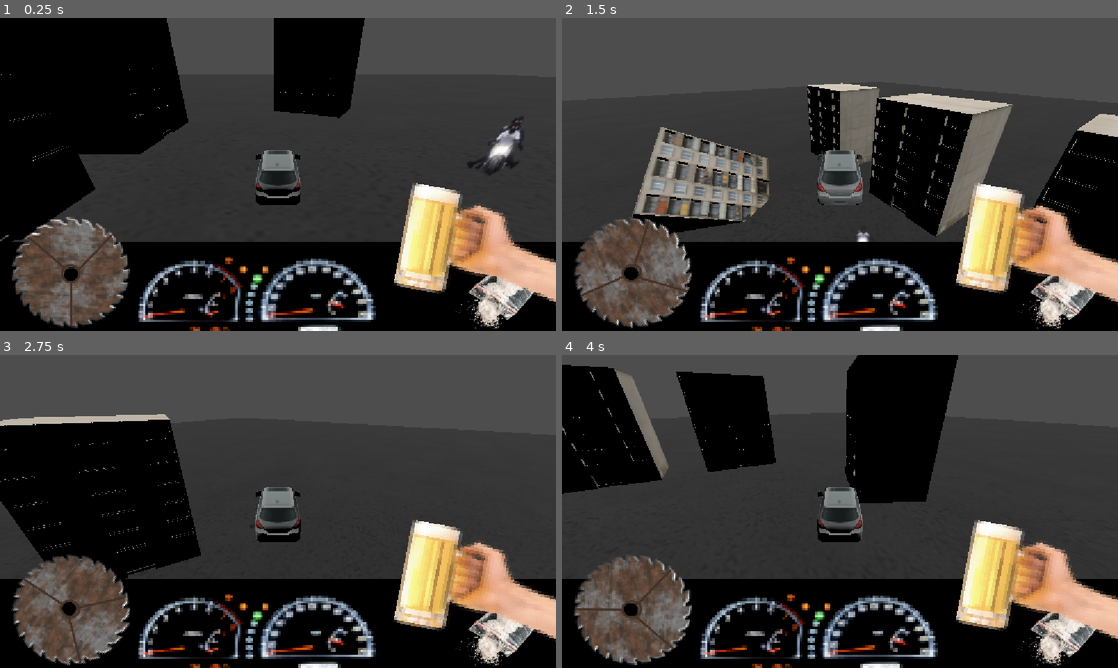
Above: before the commit, frames 1-4 (two rows, left to right).
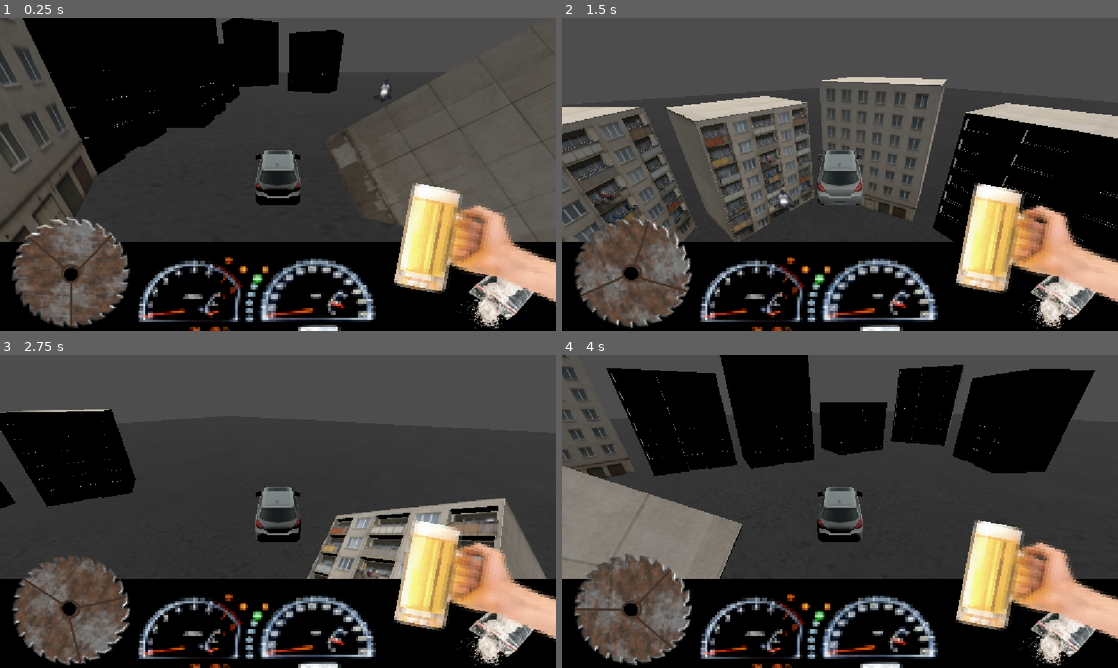
Above: after the commit, the same moments.

Repository: louwuu/Escape-from-Lenton
Game: Godot game, scene res://Scenes/main.tscn
Two runs of this game, one before a commit and one after it. Both use one fixed random seed, a clock stepped at 60 frames per second and the inputs below.
Inputs:
- Up to frame 1 (0.25 s): no input
- Up to frame 2 (1.5 s): tap Enter (ui_accept) at 0.5, 0.77 s; hold Right (ui_right) 0.53-1.28 s; hold Down (ui_down) from 1.28 s (still down)
- Up to frame 3 (2.75 s): tap Enter (ui_accept) at 1.52 s; release Down (ui_down) at 2.03 s; hold Right (ui_right) from 2.03 s (still down)
- Up to frame 4 (4 s): release Right (ui_right) at 2.78 s; hold Up (ui_up) 2.78-3.53 s; tap Enter (ui_accept) at 3.02, 3.77 s; hold Left (ui_left) from 3.53 s (still down)

The runs differ from the first frame. In frame 1, 29% of the frame differs, in the area x 0-100%, y 0-72%; in frame 2, 28%; in frame 3, 16%; in frame 4, 31%, in the area x 0-96%, y 0-72%.

Commit message:
house md

Diff:
--- a/escape-from-lenton/Scenes/main.tscn
+++ b/escape-from-lenton/Scenes/main.tscn
@@ -20,7 +20,7 @@
 [node name="Main" type="Node" unique_id=1317840756]
 
 [node name="Player" parent="." unique_id=1710762534 instance=ExtResource("1_bo1nx")]
-transform = Transform3D(1, 0, 0, 0, 1, 0, 0, 0, 1, 0, 1.3565304, 0)
+transform = Transform3D(1, 0, 0, 0, 1, 0, 0, 0, 1, -2.992959, 1.3565304, 20.736126)
 
 [node name="Ground" type="StaticBody3D" parent="." unique_id=403378026]
 transform = Transform3D(5, 0, 0, 0, 1, 0, 0, 0, 5, 0, 0.022089958, 0)
@@ -31,31 +31,48 @@
 debug_color = Color(0.9372549, 0.9372549, 0.96862745, 0.41960785)
 
 [node name="MeshInstance3D" type="MeshInstance3D" parent="Ground" unique_id=825063970]
-transform = Transform3D(59.999985, 0, 0, 0, 0.1, 0, 0, 0, 59.999985, 0, -0.73178077, 0)
+transform = Transform3D(59.999985, 0, 0, 0, 0.1, 0, 0, 0, 59.999985, 0, -0.16458106, 0)
 material_overlay = SubResource("StandardMaterial3D_cminf")
 mesh = SubResource("BoxMesh_i2p60")
 
 [node name="DirectionalLight3D" type="DirectionalLight3D" parent="." unique_id=1009889697]
 transform = Transform3D(1, 0, 0, 0, -0.324402, 0.94591933, 0, -0.94591933, -0.324402, 0, 10.639989, -33.98126)
 
-[node name="Node3D" parent="." unique_id=1663678919 instance=ExtResource("3_8gbba")]
-transform = Transform3D(1, 0, 0, 0, 1, 0, 0, 0, 1, -10.606522, 0.91356814, 2.9173298)
-
-[node name="Node3D2" parent="." unique_id=413611182 instance=ExtResource("3_8gbba")]
-transform = Transform3D(1, 0, 0, 0, 1, 0, 0, 0, 1, -11.13731, 0.91356814, -12.369969)
-
-[node name="Node3D3" parent="." unique_id=1890114034 instance=ExtResource("3_8gbba")]
-transform = Transform3D(1, 0, 0, 0, 1, 0, 0, 0, 1, -10.976223, 0.9135672, 20.502464)
-
-[node name="Node3D4" parent="." unique_id=575960089 instance=ExtResource("3_8gbba")]
-transform = Transform3D(-0.4252619, 0.8538465, 0.30016413, 0.69758123, 0.5205249, -0.4923762, -0.5766566, 0, -0.8169867, 1.9033413, 0.9135691, 15.562405)
-
-[node name="CollisionShape3D2" type="CollisionShape3D" parent="Node3D4" unique_id=1363428497]
-transform = Transform3D(0.48664457, -0.66088223, 0.57132405, 0.13746808, -0.58790916, -0.7971605, 0.862716, 0.46647274, -0.19525272, -0.45321465, 10.387205, -4.867342)
-shape = SubResource("BoxShape3D_cminf")
-
 [node name="Node3D5" parent="." unique_id=246741280 instance=ExtResource("3_8gbba")]
 transform = Transform3D(-0.4577167, 0, -0.8890981, 0, 1, 0, 0.8890981, 0, -0.4577167, 3.924282, 0.9135691, -22.209753)
 
 [node name="Lentonian" parent="." unique_id=1615933944 instance=ExtResource("4_jjvhh")]
 transform = Transform3D(1, 0, 0, 0, 1, 0, 0, 0, 1, 11.226324, 3.0153718, 0)
+
+[node name="Houses" type="Node3D" parent="." unique_id=15676937]
+
+[node name="Node3D9" parent="Houses" unique_id=1007581595 instance=ExtResource("3_8gbba")]
+transform = Transform3D(0.5125988, 0, -0.85862815, 0, 1, 0, 0.85862815, 0, 0.5125988, -7.129257, 2.849049, -22.389555)
+
+[node name="Node3D8" parent="Houses" unique_id=1872143773 instance=ExtResource("3_8gbba")]
+transform = Transform3D(1, 0, 0, 0, 1, 0, 0, 0, 1, -10.676296, 12.367082, 2.898796)
+
+[node name="Node3D7" parent="Houses" unique_id=713255298 instance=ExtResource("3_8gbba")]
+transform = Transform3D(-0.8305292, 0, 0.55697507, 0, 1, 0, -0.55697507, 0, -0.8305292, 9.11765, 1.3481894, 29.150568)
+
+[node name="Node3D6" parent="Houses" unique_id=1663678919 instance=ExtResource("3_8gbba")]
+transform = Transform3D(-0.25098872, 0, 0.96799004, 0, 1, 0, -0.96799004, 0, -0.25098872, -1.4421822, 0.76251364, 30.022083)
+
+[node name="Node3D" parent="Houses" unique_id=539799920 instance=ExtResource("3_8gbba")]
+transform = Transform3D(1, 0, 0, 0, 1, 0, 0, 0, 1, -10.606522, 0.91356814, 2.9173298)
+
+[node name="Node3D2" parent="Houses" unique_id=413611182 instance=ExtResource("3_8gbba")]
+transform = Transform3D(1, 0, 0, 0, 1, 0, 0, 0, 1, -11.13731, -2.3239045, -12.369969)
+
+[node name="Node3D3" parent="Houses" unique_id=1890114034 instance=ExtResource("3_8gbba")]
+transform = Transform3D(1, 0, 0, 0, 1, 0, 0, 0, 1, -13.747754, 0.9135672, 14.340969)
+
+[node name="Node3D4" parent="Houses" unique_id=575960089 instance=ExtResource("3_8gbba")]
+transform = Transform3D(-0.4252619, 0.8538465, 0.30016413, 0.69758123, 0.5205249, -0.4923762, -0.5766566, 0, -0.8169867, 1.9033413, 0.9135691, 15.562405)
+
+[node name="CollisionShape3D2" type="CollisionShape3D" parent="Houses/Node3D4" unique_id=1363428497]
+transform = Transform3D(0.48664457, -0.66088223, 0.57132405, 0.13746808, -0.58790916, -0.7971605, 0.862716, 0.46647274, -0.19525272, -0.45321465, 10.387205, -4.867342)
+shape = SubResource("BoxShape3D_cminf")
+
+[node name="Node3D5" parent="Houses" unique_id=459092426 instance=ExtResource("3_8gbba")]
+transform = Transform3D(-0.88026196, 0, -0.47448802, 0, 1, 0, 0.47448802, 0, -0.88026196, -15.602487, 2.849049, 28.295162)
